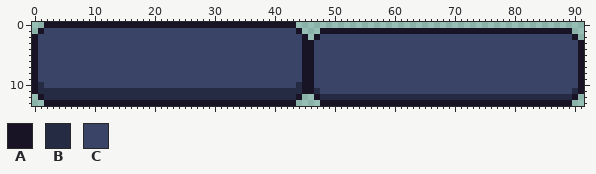
File history of a sprite sheet, LonelyHero/assets/ui/button.png. The picture above was drawn from the file before the commit.
The file is 92x14 pixels.
Palette (. is transparent): A #181425  B #262b44  C #3a4466
And afterwards:
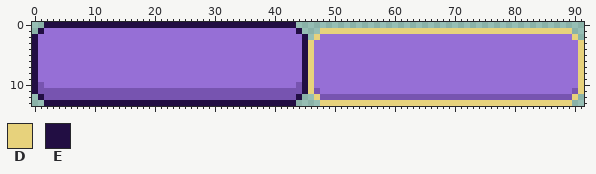
Colours new in this view: D #e7d27c  E #220e43
The edit:
colour B: #262b44 -> #7754b0
colour C: #3a4466 -> #966fd6
Changed rows in their new state; - is a pixel that keeps its letter.
first column x 0:
 0 --EEEEEEEEEEEEEEEEEEEEEEEEEEEEEEEEEEEEEEEEEE------------------------------------------------
 1 -E------------------------------------------E---DDDDDDDDDDDDDDDDDDDDDDDDDDDDDDDDDDDDDDDDDD--
 2 E--------------------------------------------E-D------------------------------------------D-
 3 E--------------------------------------------ED--------------------------------------------D
 4 E--------------------------------------------ED--------------------------------------------D
 5 E--------------------------------------------ED--------------------------------------------D
 6 E--------------------------------------------ED--------------------------------------------D
 7 E--------------------------------------------ED--------------------------------------------D
 8 E--------------------------------------------ED--------------------------------------------D
 9 E--------------------------------------------ED--------------------------------------------D
10 E--------------------------------------------ED--------------------------------------------D
11 E--------------------------------------------ED--------------------------------------------D
12 -E------------------------------------------E--D------------------------------------------D-
13 --EEEEEEEEEEEEEEEEEEEEEEEEEEEEEEEEEEEEEEEEEE----DDDDDDDDDDDDDDDDDDDDDDDDDDDDDDDDDDDDDDDDDD--
Boxes around the changes in both pictures, in picture pixels (x1, y1, x2, y2):
changed: (32, 22, 584, 106)
